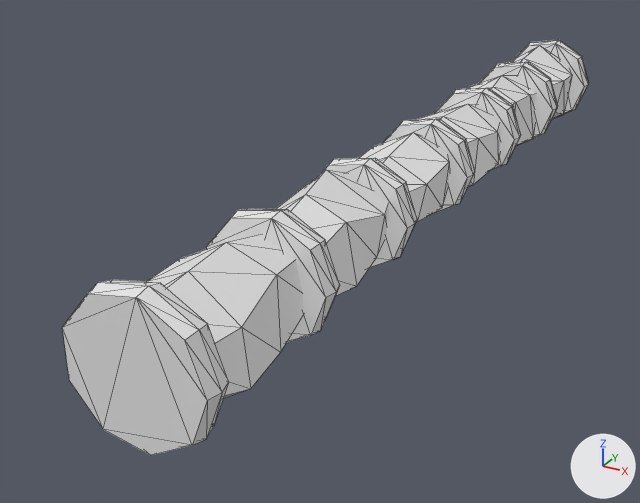
Two versions of the glTF model godot/assets/waffen/modelle/zweihandgriff/t4_4.glb, one commit apart.
Camera for both pictures: a camera (50 mm lens) standing at (0.101, -0.233, 0.089) and looking at (-0.024, -0.006, -0.025). The axes (+X, +Y, +Z) are drawn at lower right. The lights are the same throughout. The first picture is the older version. Mesh edges are drawn as thin lines. Vertices at exactly the same position are counted once.

Names of what the first picture shows: 'zweihandgriff_t4_4'.
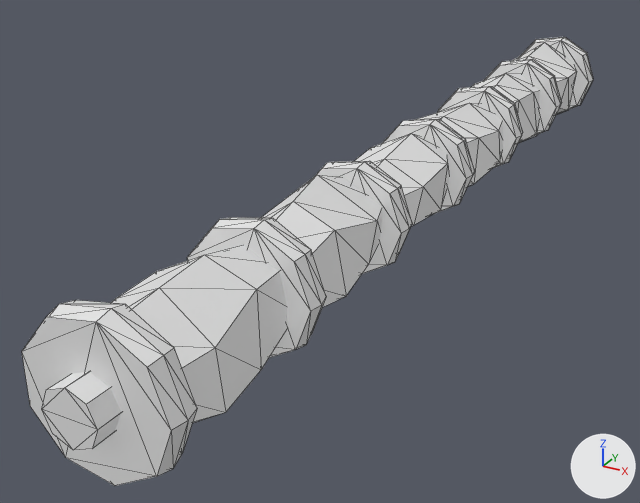
What differs and where, as boxes (x1, y1, x2, y2) in the pictures (640 x 503 px; the box of a moved part takes in the faces that stretch with it):
'zweihandgriff_t4_4', reshaped (9% wider, 8% taller): before (62, 40, 588, 455); after (22, 37, 593, 486)
part 1 of me_zweihandgriff_t4_4, moved or reshaped: before (146, 234, 303, 398); after (111, 245, 288, 423)
part 2 of me_zweihandgriff_t4_4, moved or reshaped: before (276, 170, 389, 295); after (261, 175, 383, 307)
part 3 of me_zweihandgriff_t4_4, moved or reshaped: before (416, 104, 501, 187); after (415, 103, 503, 186)
part 4 of me_zweihandgriff_t4_4, moved or reshaped: before (468, 75, 536, 146); after (472, 73, 540, 143)
part 5 of me_zweihandgriff_t4_4, moved or reshaped: before (508, 45, 572, 119); after (514, 43, 577, 115)
part 6 of me_zweihandgriff_t4_4, moved or reshaped: before (62, 280, 229, 455); after (22, 300, 197, 486)
part 7 of me_zweihandgriff_t4_4, moved or reshaped: before (434, 87, 521, 171); after (437, 86, 523, 168)
part 8 of me_zweihandgriff_t4_4, moved or reshaped: before (479, 61, 558, 138); after (483, 59, 562, 134)
part 9 of me_zweihandgriff_t4_4, moved or reshaped: before (514, 40, 588, 119); after (520, 37, 593, 114)
part 10 of me_zweihandgriff_t4_4, added: after (42, 372, 121, 450)
part 11 of me_zweihandgriff_t4_4, moved or reshaped: before (207, 119, 473, 343); after (187, 119, 473, 358)

The change in detail:
Material 'beschlag' (mat_beschlag) is new.
Its base color is (0.8, 0.8, 0.8) (white #e7e7e7).
me_zweihandgriff_t4_4 is used by ob_zweihandgriff_t4_4; location (0.0, 0.0, 0.0).
me_zweihandgriff_t4_4 had 333 vertices, 614 faces and spanned x -0.017..0.018, y -0.123..0.163, z -0.018..0.018.
me_zweihandgriff_t4_4 now has 349 vertices, 642 faces and spans x -0.017..0.018, y -0.14..0.18, z -0.018..0.018.
me_zweihandgriff_t4_4 part 1: the loose piece of 24 vertices spanning x -0.015..0.014, y -0.121..-0.072, z -0.017..0.014 is scaled about its middle by (1.01, 1.07, 1.01), then moved by (0.0, -0.009, 0.0).
me_zweihandgriff_t4_4 part 2: the loose piece of 24 vertices spanning x -0.014..0.015, y -0.075..-0.025, z -0.015..0.017 is scaled about its middle by (1.01, 1.07, 1.01), then moved by (0.0, -0.005, 0.0).
me_zweihandgriff_t4_4 part 3: the loose piece of 24 vertices spanning x -0.015..0.014, y 0.019..0.068, z -0.016..0.014 is scaled about its middle by (0.998, 1.07, 0.998), then moved by (0.0, 0.001, 0.0).
me_zweihandgriff_t4_4 part 4: the loose piece of 24 vertices spanning x -0.014..0.013, y 0.065..0.115, z -0.017..0.014 is scaled about its middle by (0.993, 1.07, 0.993), then moved by (0.0, 0.004, 0.0).
me_zweihandgriff_t4_4 part 5: the loose piece of 24 vertices spanning x -0.012..0.015, y 0.112..0.161, z -0.018..0.018 is scaled about its middle by (0.991, 1.07, 0.991), then moved by (0.0, 0.008, 0.0).
me_zweihandgriff_t4_4 part 6: the loose piece of 27 vertices spanning x -0.017..0.018, y -0.123..-0.116, z -0.018..0.018 is moved by (0.0, -0.01, 0.0).
me_zweihandgriff_t4_4 part 7: the loose piece of 27 vertices spanning x -0.015..0.016, y 0.063..0.07, z -0.016..0.016 is moved by (0.0, 0.003, 0.0).
me_zweihandgriff_t4_4 part 8: the loose piece of 27 vertices spanning x -0.016..0.017, y 0.11..0.117, z -0.017..0.017 is moved by (0.0, 0.006, 0.0).
me_zweihandgriff_t4_4 part 9: the loose piece of 27 vertices spanning x -0.017..0.018, y 0.156..0.163, z -0.018..0.018 is moved by (0.0, 0.009, 0.0).
me_zweihandgriff_t4_4 part 10: a new loose piece, an 8-sided cylinder along y spanning x -0.007..0.007, y -0.14..0.18, z -0.007..0.007, in mat_beschlag (white #e7e7e7).
Part 11, on me_zweihandgriff_t4_4:
56 vertices are removed from x -0.016..0.017, y -0.073..0.005, z -0.017..0.017.
139 faces are deleted.
16 vertices move within x -0.014..0.016, y -0.03..0.016, z -0.016..0.016.
47 vertices are added at x -0.016..0.017, y -0.084..0.003, z -0.017..0.017.
9 new vertices lie (0.0, -0.004, 0.0) away from vertices in x -0.016..0.017, y -0.08..-0.03, z -0.016..0.016.
40 new faces join them, mat_eis (white #e7e7e7).
99 new faces join them, mat_dunkel (white #e7e7e7).
me_zweihandgriff_t4_4 gains material mat_beschlag (white #e7e7e7).
